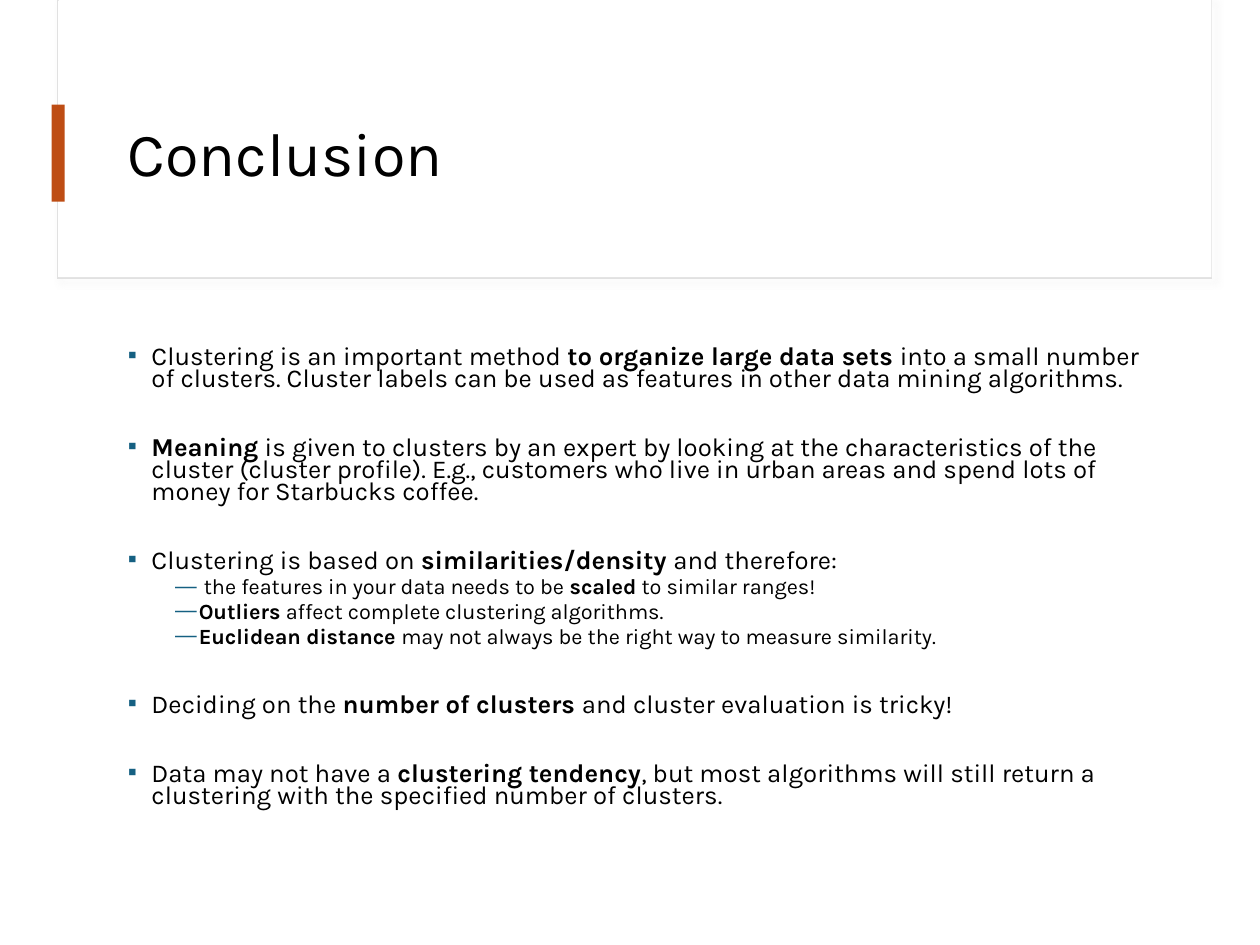
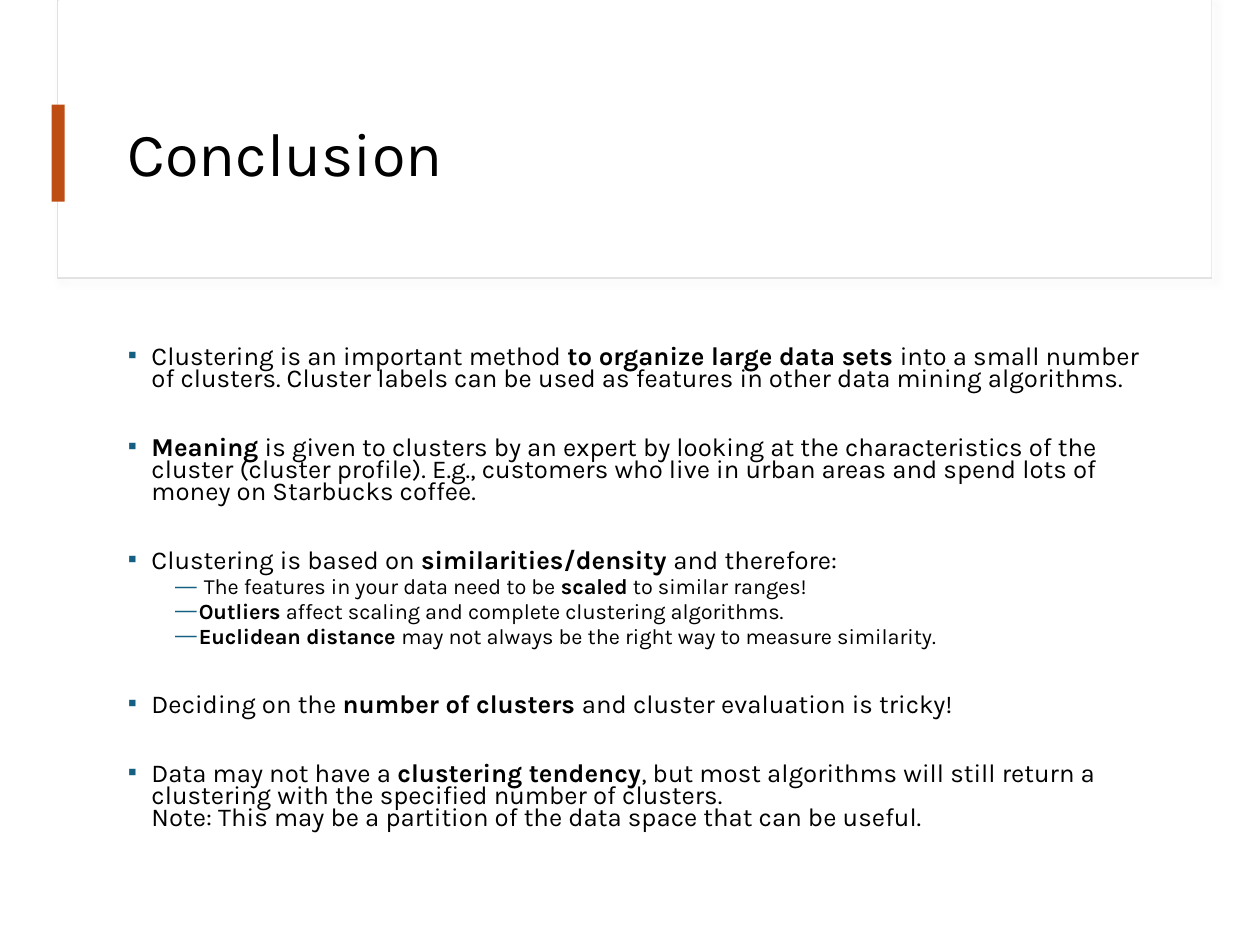
Before and after one commit to mhahsler/Introduction_to_Data_Mining_R_Examples, a slide deck: slide 97 of slides/chap7_basic_cluster_analysis.pptx. Drawn at 1260x945 pixels with LibreOffice and Linux fonts; fonts in the diff are those of the drawing. Boxes give left, top, right and bottom in pixels: in the first picture for what was removed or moved away, otherwise in the second. Text is boxed around its words. In the diff, an @@ line names an element or a change of style, - is before the commit and + after.

```diff
--- a/slides/chap7_basic_cluster_analysis.pptx
+++ b/slides/chap7_basic_cluster_analysis.pptx
@@ text at [151,437,1096,506]: text changed @@
-▪ Meaning is given to clusters by an expert by looking at the characteristics of the cluster (cluster profile). E.g., customers who live in urban areas and spend lots of money for Starbucks coffee.
+▪ Meaning is given to clusters by an expert by looking at the characteristics of the cluster (cluster profile). E.g., customers who live in urban areas and spend lots of money on Starbucks coffee.
@@ text at [199,575,806,625]: text changed @@
-  — the features in your data needs to be scaled to similar ranges!
-  — Outliers affect complete clustering algorithms.
+  — The features in your data need to be scaled to similar ranges!
+  — Outliers affect scaling and complete clustering algorithms.
@@ text at [151,763,1095,833]: text changed @@
-▪ Data may not have a clustering tendency, but most algorithms will still return a clustering with the specified number of clusters.
+▪ Data may not have a clustering tendency, but most algorithms will still return a clustering with the specified number of clusters.
+  Note: This may be a partition of the data space that can be useful.
```
Also in this commit, not shown: 5 other slides changed, 1 other file.
